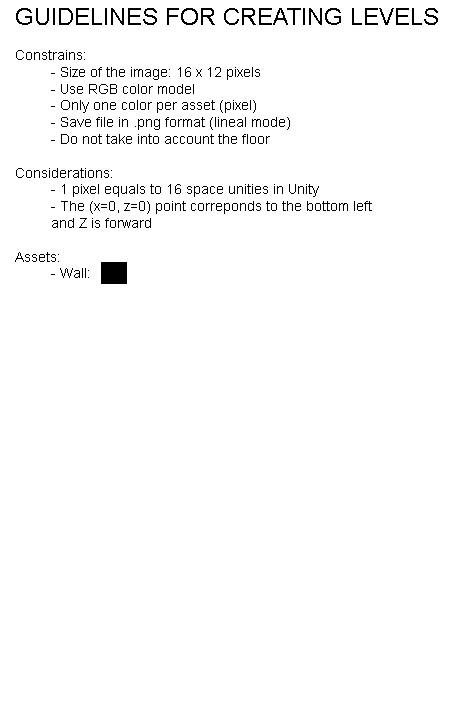
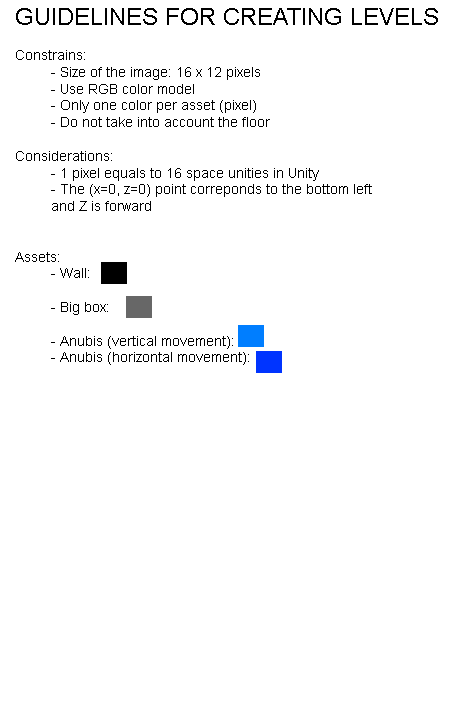
Layers edited between the first and the second 454×706 image:
painted on "Constrains: - Size of the image: 16 x 12 pixels - Use RGB col" over <box>16,117,372,365</box>
added layer "Anubis H" above "Anubis V" over <box>256,351,282,373</box>
added layer "Anubis V" above "Big box" over <box>238,325,264,347</box>
added layer "Big box" above "Wall" over <box>126,296,152,318</box>
painted on "Fondo" over <box>51,296,282,373</box>
